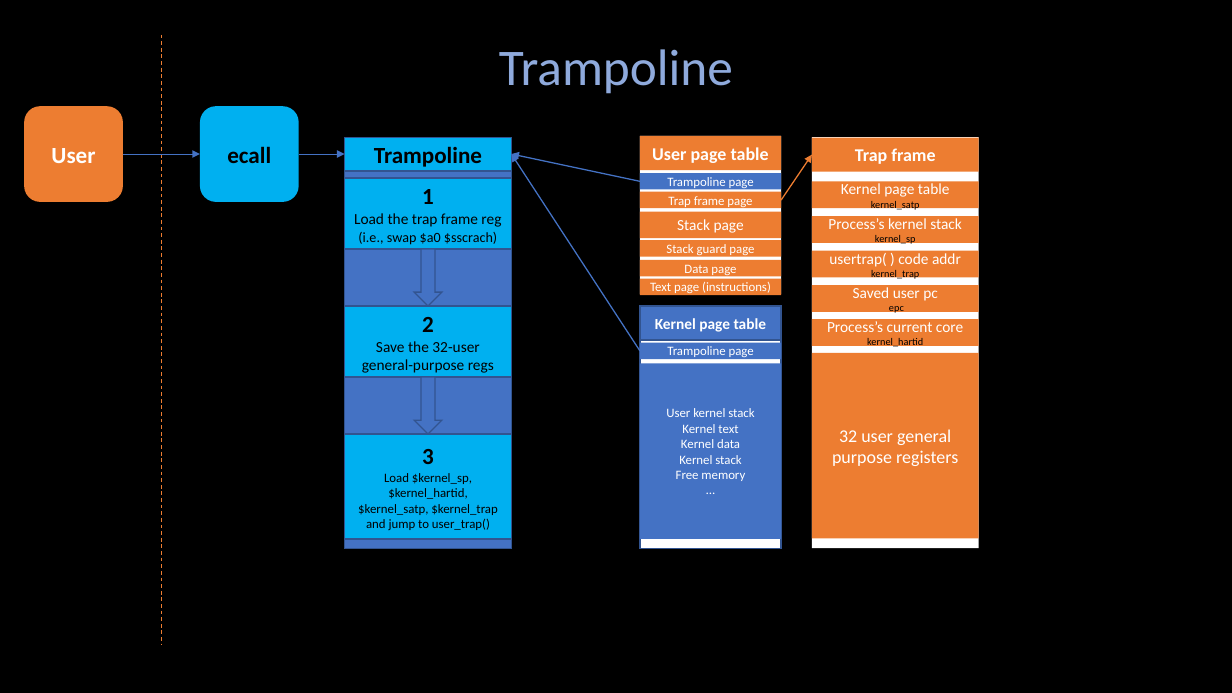
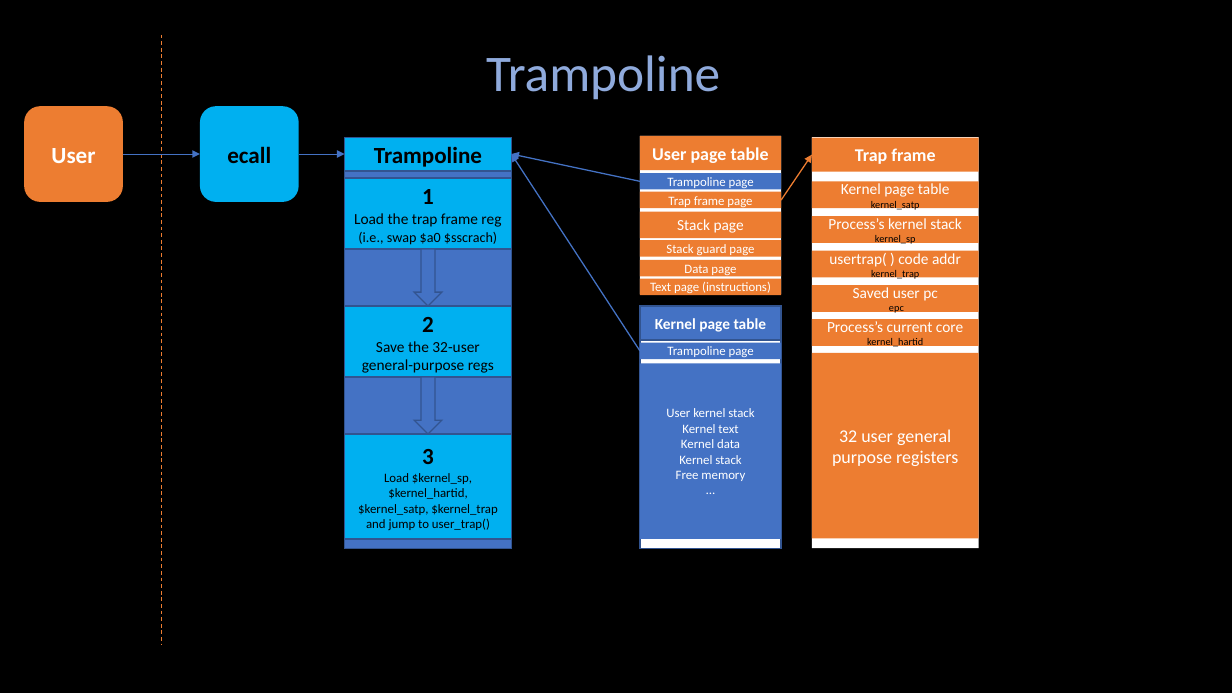
Before and after one commit to Angold-4/os, a slide deck: slide 5 of docs/figures/os1.pptx. Drawn at 1232x693 pixels with LibreOffice and Linux fonts; fonts in the diff are those of the drawing. Boxes give left, top, right and bottom in pixels: in the first picture for what was removed or moved away, otherwise in the second. Text is boxed around its words. In the diff, an @@ line names an element or a change of style, - is before the commit and + after.

```diff
--- a/docs/figures/os1.pptx
+++ b/docs/figures/os1.pptx
@@ text "Trampoline" moved from (x1=499, y1=49, x2=733, y2=94) to (x1=486, y1=55, x2=720, y2=100) @@
```
Also in this commit, not shown: 1 slide added, 1 other file.
